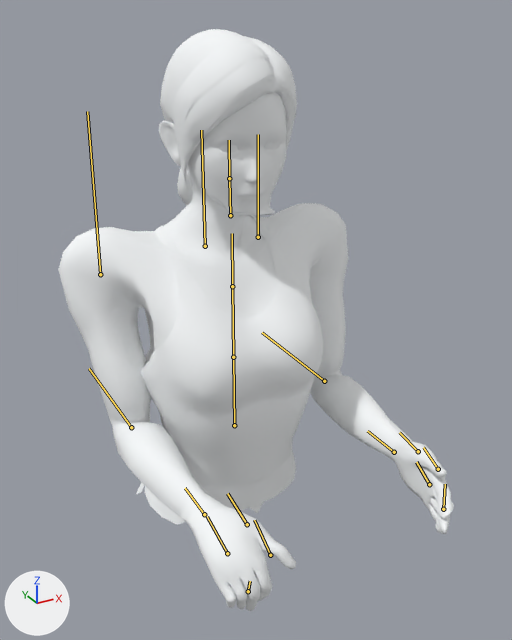
An edit to the glTF model zeni-site/src/assets/zeni-personagem.glb, drawn before and after from the same camera.
Camera for both pictures: a camera (50 mm lens) standing at (-0.517, -1.022, 0.718) and looking at (-0.011, -0.103, 0.259). The axes (+X, +Y, +Z) are drawn at lower left. The lights are the same throughout. The first picture is the older version. Both versions are drawn at frame 12 of the action 'A_girar_o_punho'; the numbers are the values there. The bones that change, and the others that lie on the model, are drawn over the model as lines.

Objects in the first picture: 'Corpo'.
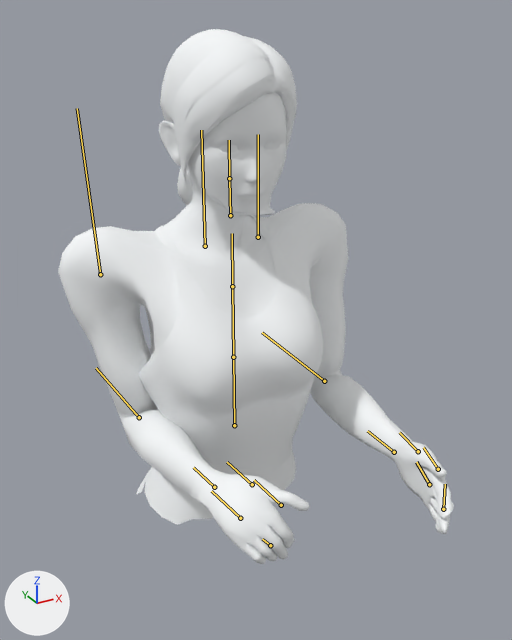
Where the change shows, as pixel boxes (x1, y1, x2, y2) in the pictures (512 x 640 px):
'Corpo', posed (8% shorter): before (58, 29, 454, 611); after (58, 29, 454, 564)
bone 'UpperArm.R', root to tip: before (100, 274) to (87, 111); after (100, 274) to (77, 108)
bone 'Forearm.R', root to tip: before (131, 427) to (89, 368); after (139, 417) to (96, 368)
bone 'Hand.R', root to tip: before (204, 514) to (185, 488); after (214, 487) to (193, 467)

The change in detail:
Bone 'UpperArm.R' (bone_upperarm_r) turns from (-18, 0, -6) to (-10, 0, 0) degrees about its own x, y and z.
Bone 'Forearm.R' (bone_forearm_r) turns from (-75, 10, -34) to (-84, 4, -27) degrees about its own x, y and z.
Bone 'Hand.R' (bone_hand_r) turns from (0, 35, 0) to (-4, 27, -1) degrees about its own x, y and z.
